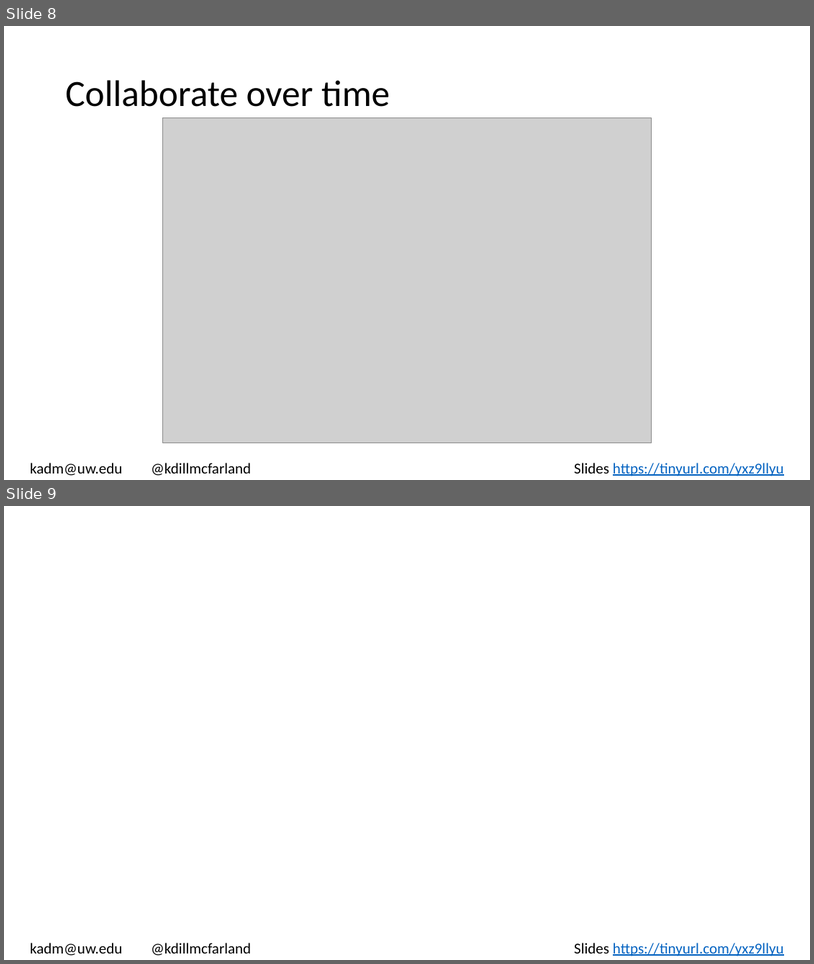
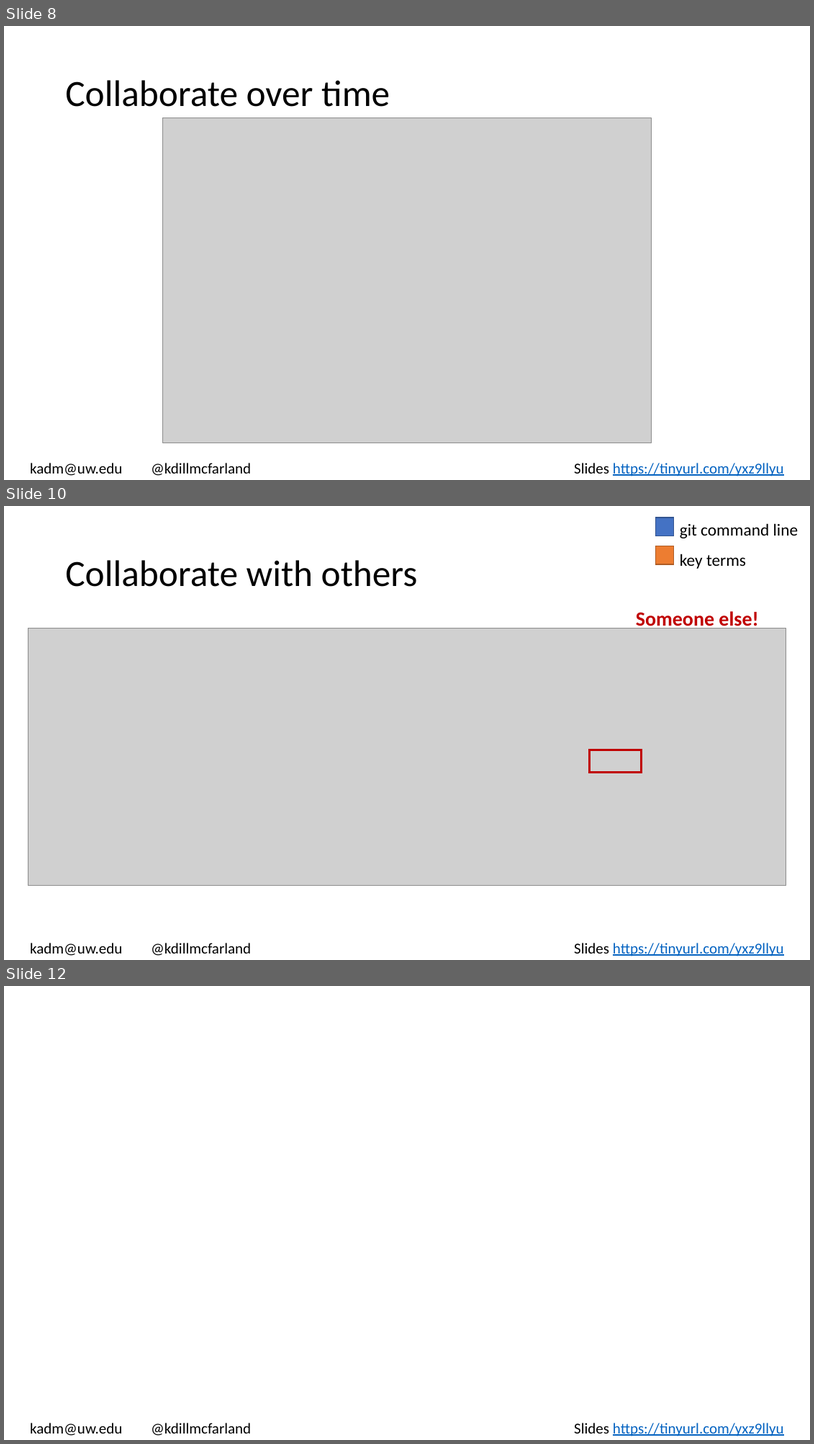
Before and after one commit to hawn-lab/workshops_UW_Seattle, a slide deck: 2021.01.14_git/2020.01.14_git.pptx. Shown one above the other, each under a label of ours: slides 8 and 9 before the commit, slides 8, 10 and 12 after it; the slides between them are not shown. The pictures are 814x964 and 814x1444 pixels, drawn with LibreOffice and Linux fonts; fonts in the diff are those of the drawing; grey boxes stand for pictures. Boxes give left, top, right and bottom in pixels: in the first picture for what was removed or moved away, otherwise in the second. Text is boxed around its words. In the diff, an @@ line names an element or a change of style, - is before the commit and + after.

Commit message:
add GitHub slides

```diff
--- a/2021.01.14_git/2020.01.14_git.pptx
+++ b/2021.01.14_git/2020.01.14_git.pptx
@@ slide 10 added at bbox=[4, 506, 810, 960], background #FFFFFF @@
@@ rectangle added at bbox=[656, 518, 674, 536], fill #4472C4, outline #325491 1 pt @@
@@ text added at bbox=[680, 523, 799, 569], 20 pt, text #000000 @@
+git command line
+key terms
@@ rectangle added at bbox=[656, 546, 674, 564], fill #ED7D31, outline #AF5C24 1 pt @@
@@ title added at bbox=[65, 560, 418, 587], 44 pt, text #000000 @@
+Collaborate with others
@@ text added at bbox=[636, 611, 759, 631], 24 pt, text #C00000, bold @@
+Someone else!
@@ picture added at bbox=[28, 628, 786, 885] @@
@@ rectangle added at bbox=[590, 750, 642, 772], outline #C00000 3 pt @@
@@ text added at bbox=[30, 942, 784, 956], 18 pt, text #000000 @@
+kadm@uw.edu @kdillmcfarland Slides https://tinyurl.com/yxz9llyu
@@ what was slide 9 is now slide 12 @@
```
Also in this commit, not shown: 2 other slides added.
